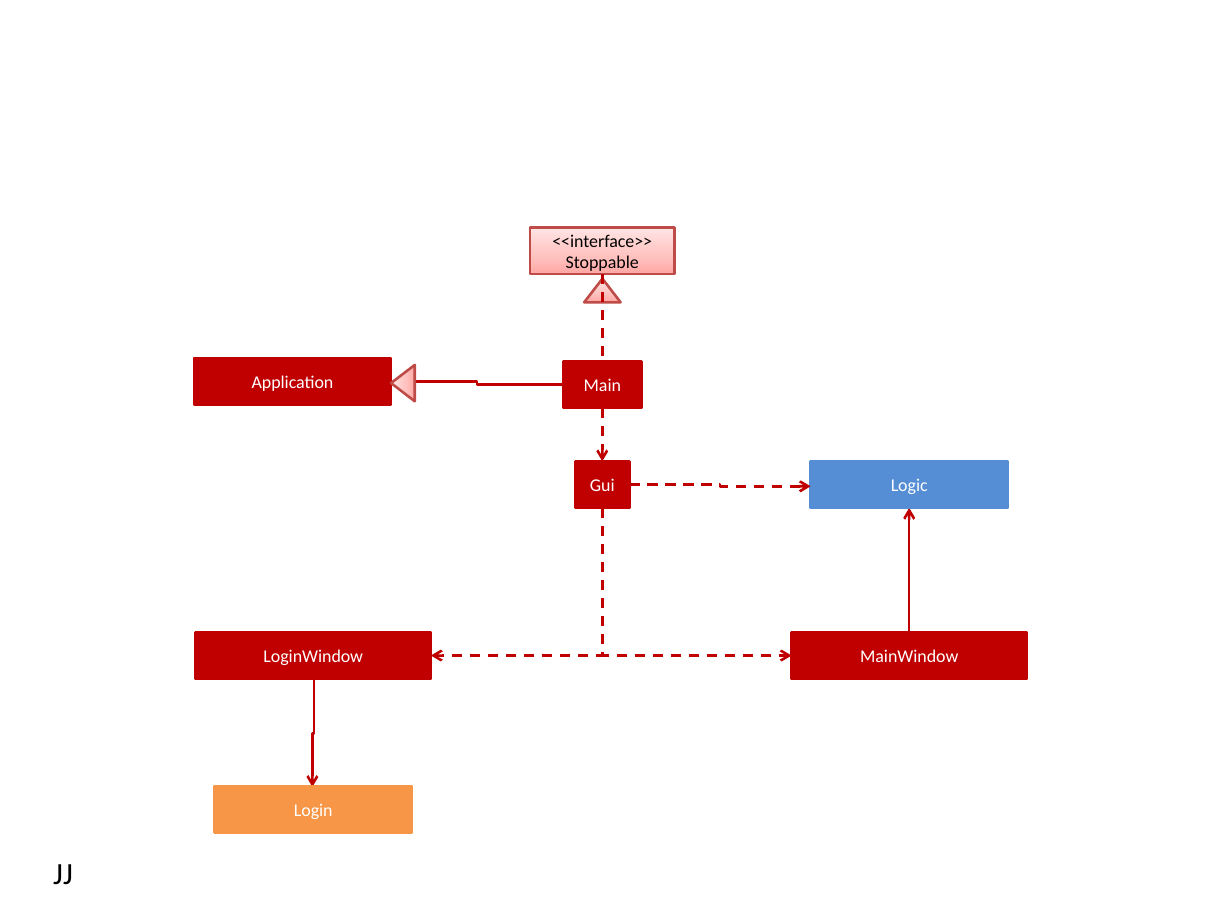
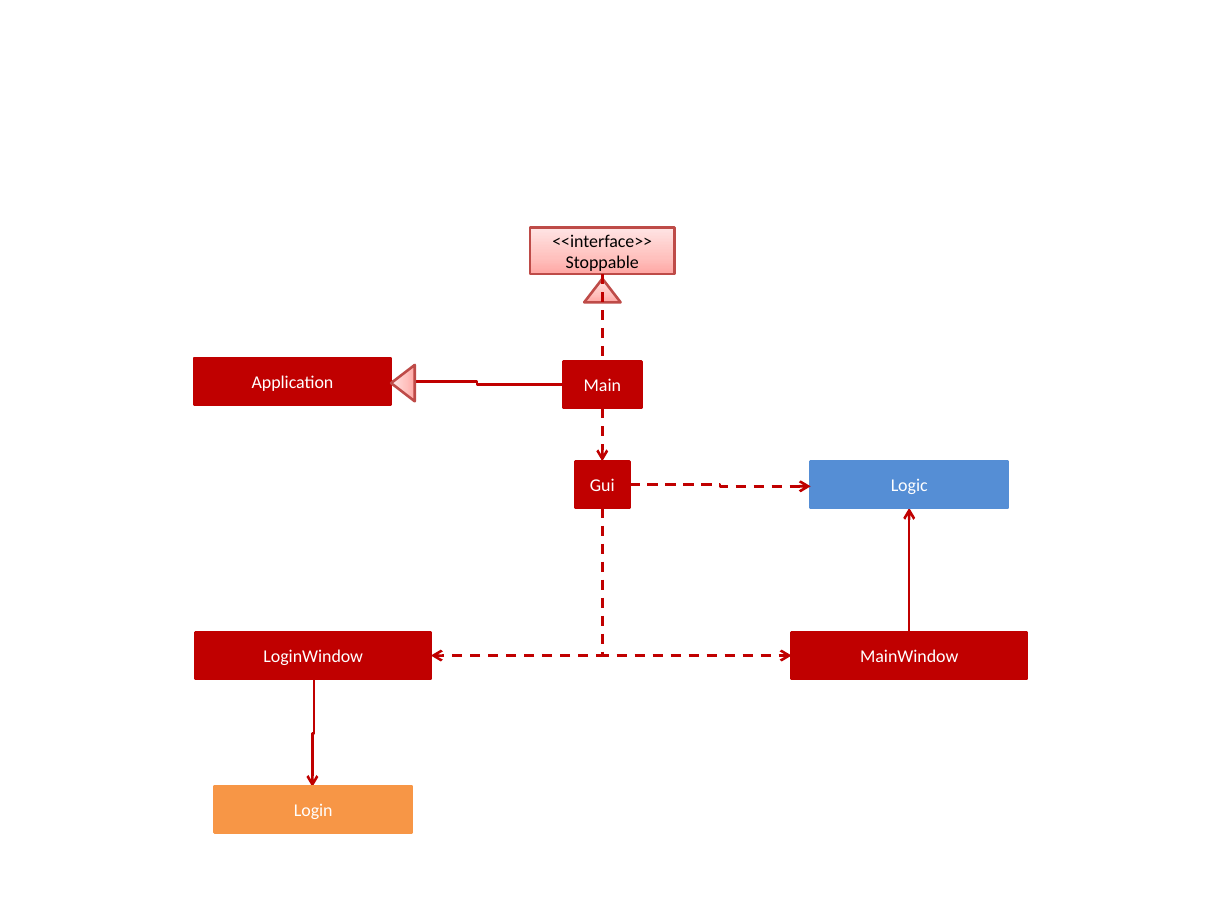
Before and after one commit to nusCS2113-AY1819S1/addressbook-level3, a slide deck: slide 19 of docs/Diagrams.pptx. Drawn at 1232x924 pixels with LibreOffice and Linux fonts; fonts in the diff are those of the drawing. Boxes give left, top, right and bottom in pixels: in the first picture for what was removed or moved away, otherwise in the second. Text is boxed around its words. In the diff, an @@ line names an element or a change of style, - is before the commit and + after.

```diff
--- a/docs/Diagrams.pptx
+++ b/docs/Diagrams.pptx
@@ text removed at bbox=[53, 864, 73, 885] @@
-JJ
```
Also in this commit, not shown: 3 other files.
